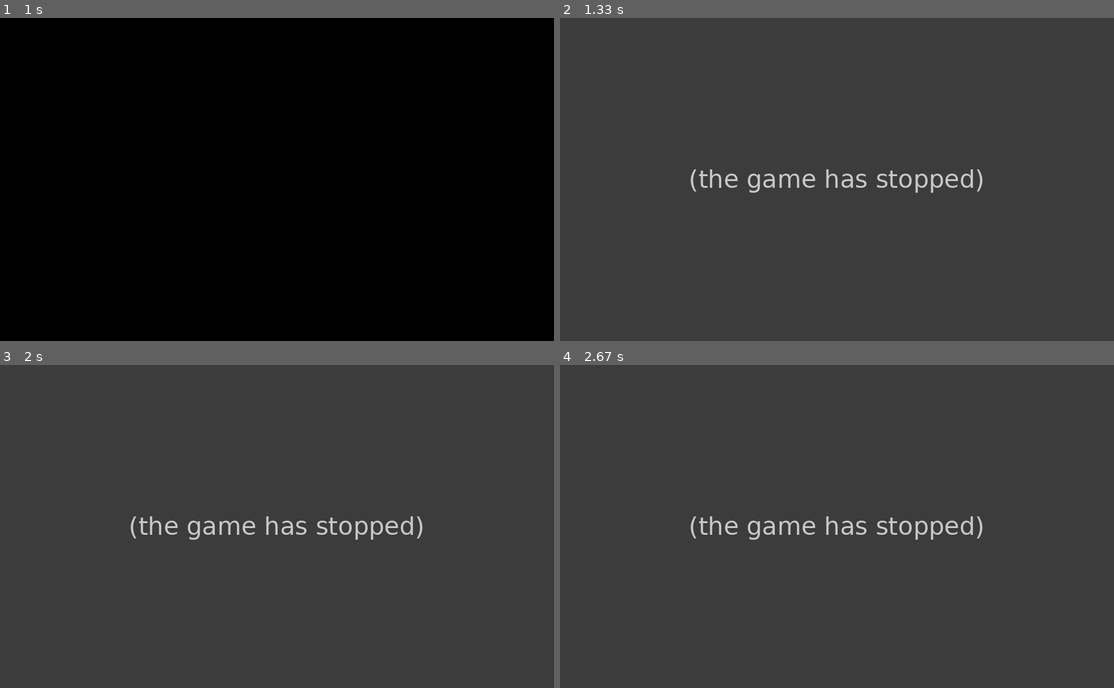
Above: before the commit, frames 1-4 (two rows, left to right).
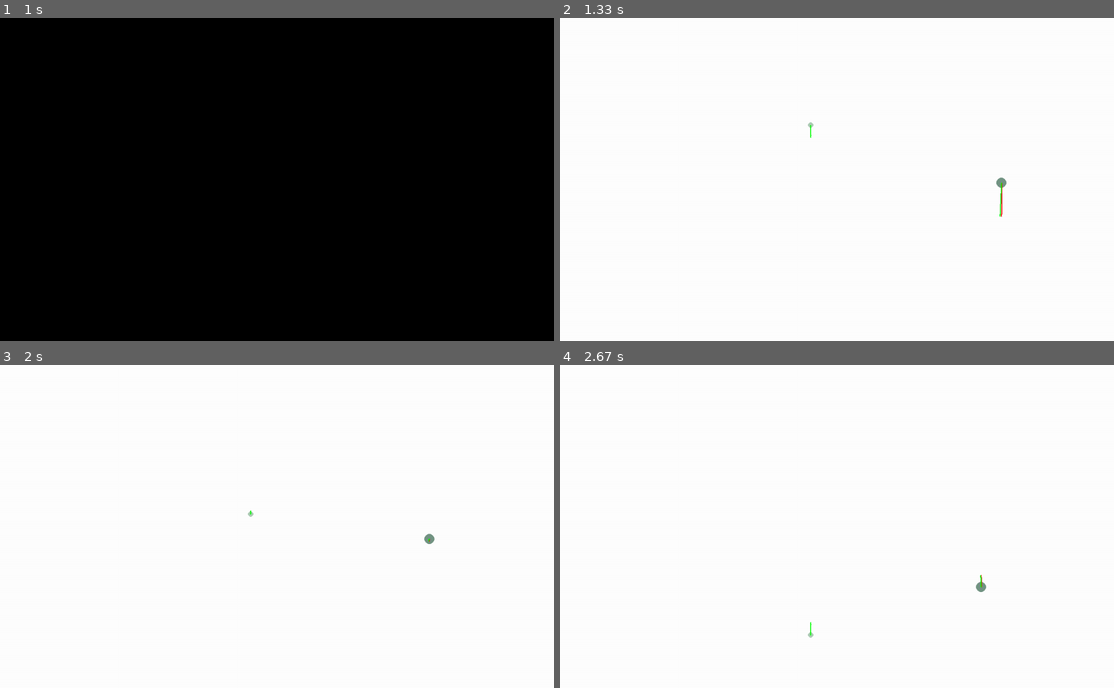
Above: after the commit, the same moments.

Repository: stanX19/pygame_physics
Game: pygame game, started from main.py
The game is run twice, just before and just after one commit, with the same random seed, the same clock (stepped at 60 frames per second) and the same inputs.
Inputs:
- Up to frame 1 (1 s): no input
- Up to frame 2 (1.33 s): no input
- Up to frame 3 (2 s): no input
- Up to frame 4 (2.67 s): no input

Frame 1 is identical in both runs. In frame 2, 100% of the frame differs, in the area x 0-100%, y 0-100%; in frame 3, 100%; in frame 4, 100%.
Error before the commit: NameError: name 'player1' is not defined (main.py line 194); the game stopped at 1.02 s (later frames are placeholders)

Commit message:
added vector

Diff:
--- a/main.py
+++ b/main.py
@@ -3,7 +3,7 @@
 import math
 import random
 
-class object():
+class Sphere():
     def __init__(self, x, y, xv, yv, mass, color, elasticity):
         self.x = x
         self.y = y
@@ -17,6 +17,9 @@
     @property
     def momentum(self):
         return math.sqrt((self.xv) ** 2 + (self.yv) ** 2) * self.mass
+    @property
+    def resultant_vector(self):
+        return math.sqrt((self.xv) ** 2 + (self.yv) ** 2)
     def update(self):
         self.x += self.xv
         if self.x + self.rad > Status.screen_size[0]:
@@ -90,19 +93,17 @@
     def draw(self, window):
         pygame.draw.circle(window, self.color, (self.x, self.y), self.rad)
 
-def earth(self, scale):
-    if self.yv >= 0 and self.y > Status.screen_size[1] - scale - self.rad:
-        if self.xv > 0:
-            self.xv -= 0.001
-        elif self.xv < 0:
-            self.xv += 0.001
-        self.yv = 0
-    elif self.yv > 0:
-        self.yv -= scale * 0.01
-        self.yv += scale * 0.9
-    else:
-        self.yv += scale * 0.1
-        self.yv += scale
+def friction(self:Sphere, scale:float):
+    scale %= 1
+    self.xv *= (1 - scale)
+    self.yv *= (1 - scale)
+
+def earth(self:Sphere, scale):
+    if self.y > Status.screen_size[1] - (self.rad + 5):
+        friction(self, 0.05)
+        return
+    self.yv += scale
+    friction(self, 0.01)
 
 def blackhole(target, hole_x, hole_y, scale):
     x_dis = target.x - hole_x
@@ -114,14 +115,64 @@
     target.xv -= x_dis / dis * scale
     target.yv -= y_dis / dis * scale
 
+def draw_arrow(window, color, p1, p2, width = 5, scale = 1, head = 5):
+    v1 = [p2[0] - p1[0], p2[1] - p1[1]]
+    hypo = math.sqrt(v1[0] ** 2 + v1[1] ** 2)
+    if hypo == 0:
+        return
+    v2 = [v1[1], -v1[0]]
+    uv2 = [v2[0] / hypo, v2[1] / hypo]
+    uv1 = [v1[0] / hypo, v1[1] / hypo]
+    body = hypo * scale - head
+    if body < 0:
+        return
+    vertices = [
+        (p1[0] + width * uv2[0], p1[1] + width * uv2[1]),
+        (p1[0] + body * uv1[0] + width * uv2[0], p1[1] + body * uv1[1] + width * uv2[1]),
+        (p1[0] + body * uv1[0] + 2 * width * uv2[0], p1[1] + body * uv1[1] + 2 * width * uv2[1]),
+        (p1[0] + scale * v1[0], p1[1] + scale * v1[1]),
+        (p1[0] + body * uv1[0] - 2 * width * uv2[0], p1[1] + body * uv1[1] - 2 * width * uv2[1]),
+        (p1[0] + body * uv1[0] - width * uv2[0], p1[1] + body * uv1[1] - width * uv2[1]),
+        (p1[0] - width * uv2[0], p1[1] - width * uv2[1]),
+    ]
+    pygame.draw.polygon(window, color, vertices)
+
+def print_trail(target:Sphere):
+    draw_arrow(Status.window,
+               target.color,
+               (target.x, target.y),
+               (target.x + target.xv, target.y + target.yv),
+               target.rad / 2,
+               0,
+               -7.3
+    )
+
+def print_vector(target:Sphere, width = 0.5, scale = 10, head = 5):
+    draw_arrow(Status.window, Color.BLUE,
+               (target.x, target.y),
+               (target.x + target.xv, target.y),
+               width, scale, head)
+    draw_arrow(Status.window, Color.RED,
+               (target.x, target.y),
+               (target.x, target.y + target.yv),
+               width, scale, head)
+    draw_arrow(Status.window, Color.LIME,
+               (target.x, target.y),
+               (target.x + target.xv, target.y + target.yv),
+               width, scale, head)
+
 class Color:
     WHITE = (255, 255, 255)
     BLACK = (0,0,0)
     YELLOW = (255,255,0)
     RED = (255, 0, 0)
+    CYAN = (0, 255, 255)
+    LIME = (0, 255, 0)
+    BLUE = (0, 0, 255)
 
 class Status:
     screen_size = (1200, 700)
+    window = pygame.display.set_mode(screen_size)
     mid = (screen_size[0] / 2, screen_size[1] / 2)
     run = True
 
@@ -129,9 +180,9 @@
     balls = []
     i = 0
     while (i < count):
-        mass = random.randint(100, 200)
-
-        balls.append(object(
+        mass = random.randint(100, 500)
+
+        balls.append(Sphere(
             random.randint(0, Status.screen_size[0]),
             random.randint(0, Status.screen_size[1]),
             random.randint(-1, 1),
@@ -150,16 +201,16 @@
     directions = {82:(0, -scale),81:(0, scale),80:(-scale, 0),79:(scale, 0)}
     balls = []
 
-    #balls.append(object(300,100,0,0,10000,Color.YELLOW,1))
-    #balls.append(object(100,140,10,0,100,Color.RED,1))
+    balls.append(Sphere(300, 300, 0, 0, 10000, Color.YELLOW, 1))
+    # balls.append(Sphere(100, 300, 10, 0, 100, Color.RED, 1))
     #balls.append(object(500, 140, -10, 0, 100, Color.RED, 1))
     #balls.append(object(200, 100, 10, 0, 100, Color.RED, 1))
     #balls.append(object(600, 100, 10, 0, 100, Color.RED, 1))
 
     pygame.init()
-    window = pygame.display.set_mode(Status.screen_size)
     pygame.display.set_caption("the best game ever")
     clock = pygame.time.Clock()
+    player1 = 0
 
     while Status.run:
         clock.tick(60)
@@ -167,7 +218,7 @@
         if balls.__len__() <= 1:
             time.sleep(1)
             #player1 = object(100, 140, 0, 0, 50000, Color.RED, 1)
-            balls = random_balls(50)
+            balls = random_balls(2)
             #balls.append(player1)
 
         for event in pygame.event.get():
@@ -186,18 +237,18 @@
                     ball.yv += directions[key][1] / ball.mass
                     ball.xv += directions[key][0] / ball.mass
 
-        window.fill(Color.BLACK)
+        Status.window.fill(Color.WHITE)
         balls.sort(key=lambda x: x.x)
         for idx, ball in enumerate(balls):
-            if Status.mid[0] - 10 <= ball.x <= Status.mid[0] + 10:
-                if math.sqrt((ball.x - Status.mid[0]) ** 2 + (ball.y - Status.mid[1]) ** 2) < ball.rad + 10:
-                    if ball is player1:
-                        print(f"you are number {balls.__len__()}")
-                        balls = [];
-                    else:
-                        balls.pop(idx)
-                        print(balls.__len__())
-                    continue
+            # if Status.mid[0] - 10 <= ball.x <= Status.mid[0] + 10:
+            #     if math.sqrt((ball.x - Status.mid[0]) ** 2 + (ball.y - Status.mid[1]) ** 2) < ball.rad + 10:
+            #         if ball is player1:
+            #             print(f"you are number {balls.__len__()}")
+            #             balls = [];
+            #         else:
+            #             balls.pop(idx)
+            #             print(balls.__len__())
+            #         continue
             for other in balls[idx + 1:]:
                 rad = ball.rad + other.rad
                 if other.x - ball.x < rad:
@@ -206,10 +257,11 @@
                 else:
                     break
             ball.update()
-            #earth(ball, 0.5)
-            blackhole(ball, Status.mid[0], Status.mid[1], 100)
-            ball.draw(window)
-        pygame.draw.circle(window, (255, 255, 255), Status.mid, 10)
+            earth(ball, 0.981)
+            #blackhole(ball, Status.mid[0], Status.mid[1], 100)
+            ball.draw(Status.window)
+            print_vector(ball, scale=ball.mass / 100)
+        # pygame.draw.circle(Status.window, (255, 255, 255), Status.mid, 10)
         pygame.display.update()
     pygame.quit()
 
